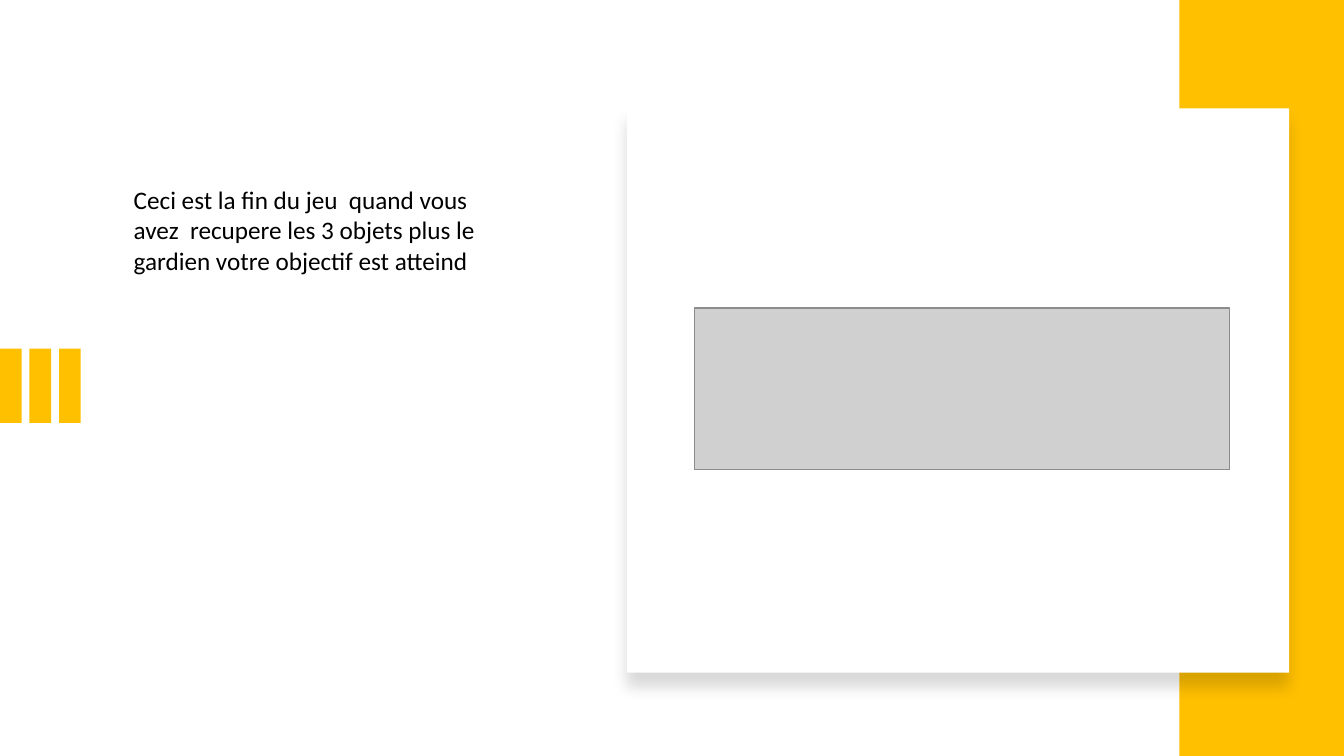
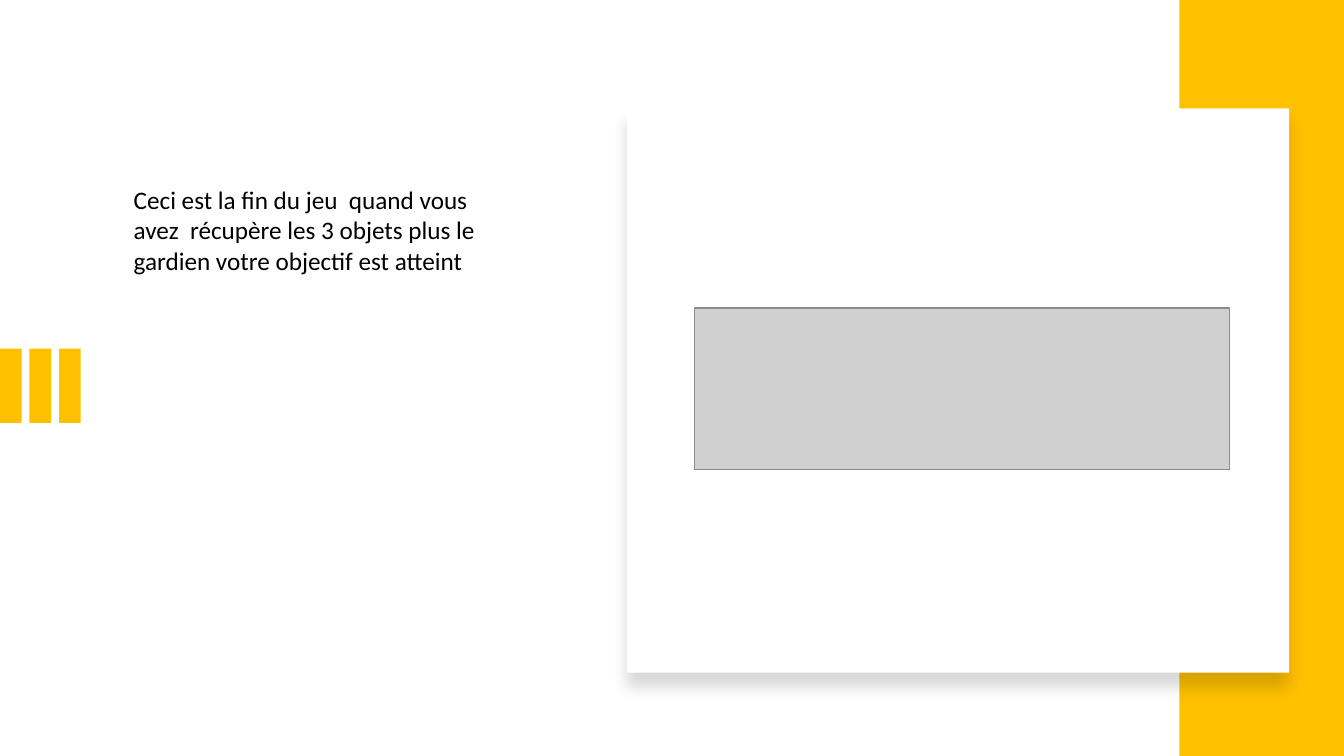
Before and after one commit to adesombre/projet3, a slide deck: slide 12 of soutenance_python.pptx. Drawn at 1344x756 pixels with LibreOffice and Linux fonts; fonts in the diff are those of the drawing; grey boxes stand for pictures. Boxes give left, top, right and bottom in pixels: in the first picture for what was removed or moved away, otherwise in the second. Text is boxed around its words. In the diff, an @@ line names an element or a change of style, - is before the commit and + after.

```diff
--- a/soutenance_python.pptx
+++ b/soutenance_python.pptx
@@ text at bbox=[134, 191, 474, 275]: text changed @@
-Ceci est la fin du jeu quand vous avez recupere les 3 objets plus le gardien votre objectif est atteind
+Ceci est la fin du jeu quand vous avez récupère les 3 objets plus le gardien votre objectif est atteint
```
Also in this commit, not shown: 6 other slides changed, 4 other files.
